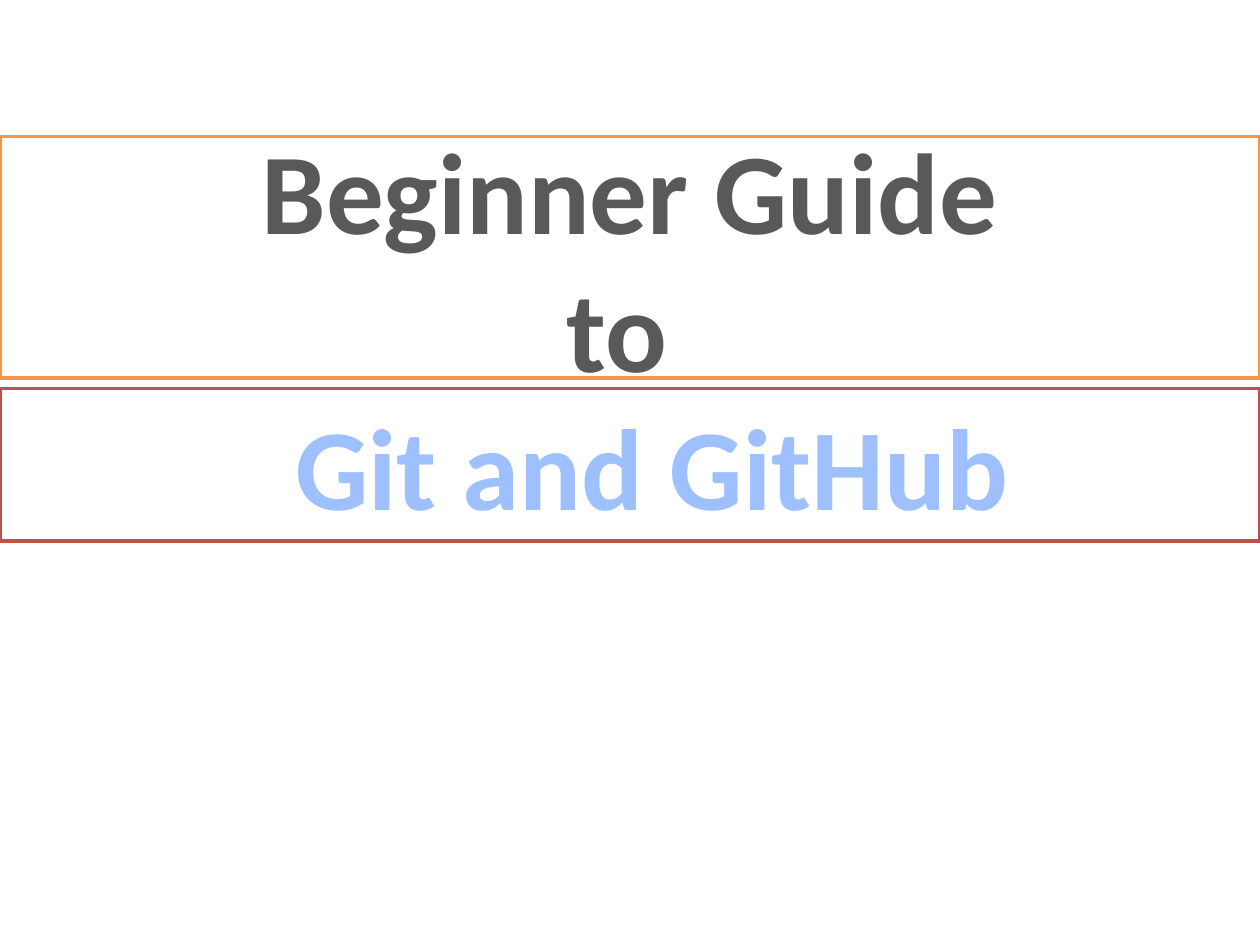
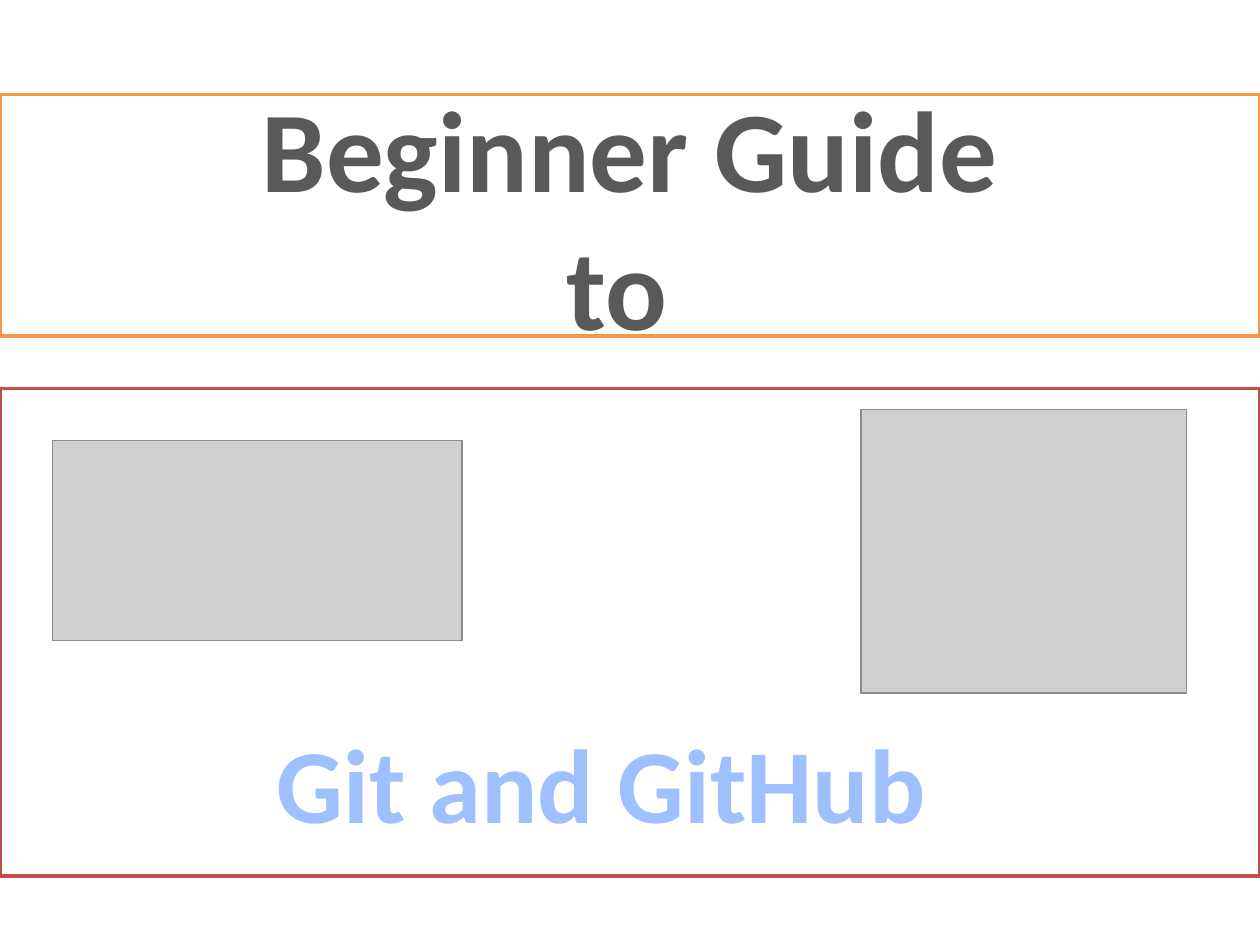
Before and after one commit to isdani/Beginner_Guide_To_Git_-_Github, a slide deck: slide 1 of Introductiongit.pptx. Drawn at 1260x945 pixels with LibreOffice and Linux fonts; fonts in the diff are those of the drawing; grey boxes stand for pictures; background and template pictures are left out. Boxes give left, top, right and bottom in pixels: in the first picture for what was removed or moved away, otherwise in the second. Text is boxed around its words. In the diff, an @@ line names an element or a change of style, - is before the commit and + after.

```diff
--- a/Introductiongit.pptx
+++ b/Introductiongit.pptx
@@ title "Beginner Guide to": place and size @@
-title "Beginner Guide to" at box(0, 136, 1260, 378)
+title "Beginner Guide to" at box(0, 94, 1260, 336)
@@ rectangle "Git and GitHub": place and size @@
-rectangle "Git and GitHub" at box(0, 388, 1260, 541)
+rectangle "Git and GitHub" at box(0, 388, 1260, 876)
@@ rectangle "Git and GitHub" at box(0, 388, 1260, 876): size 66 to 60 pt; alignment left to centre @@
@@ picture added at box(861, 410, 1186, 693) @@
@@ picture added at box(53, 441, 462, 641) @@
```
Also in this commit, not shown: 1 other slide changed, 17 slides added.
